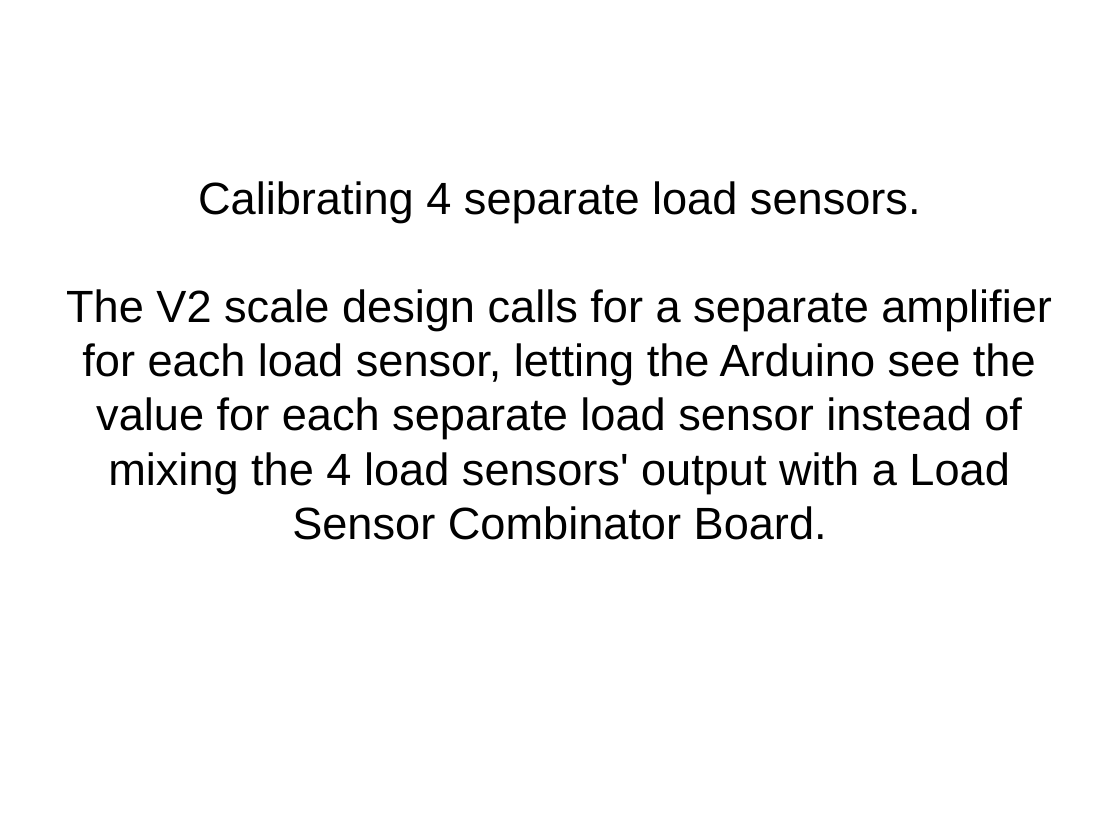
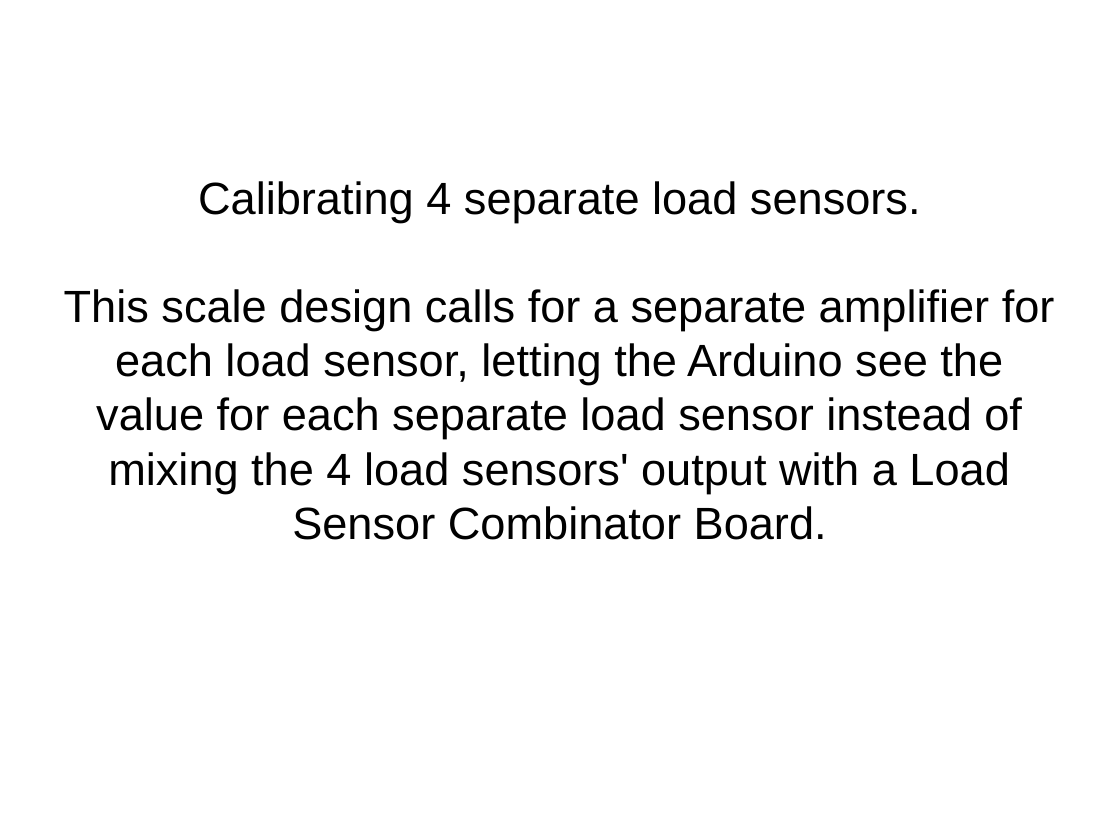
Before and after one commit to bneedhamia/CurieBLEWeightMonitor, a slide deck: slide 9 of ProjectMath.odp. Drawn at 1120x840 pixels with LibreOffice and Linux fonts; fonts in the diff are those of the drawing. Boxes give left, top, right and bottom in pixels: in the first picture for what was removed or moved away, otherwise in the second. Text is boxed around its words. In the diff, an @@ line names an element or a change of style, - is before the commit and + after.

Commit message:
Scale hardware and software are now complete. The next step is to build the BLE to WiFi gateway.

```diff
--- a/ProjectMath.odp
+++ b/ProjectMath.odp
@@ subtitle at box(64, 289, 1055, 540): text changed @@
-The V2 scale design calls for a separate amplifier for each load sensor, letting the Arduino see the value for each separate load sensor instead of mixing the 4 load sensors' output with a Load Sensor Combinator Board.
+This scale design calls for a separate amplifier for each load sensor, letting the Arduino see the value for each separate load sensor instead of mixing the 4 load sensors' output with a Load Sensor Combinator Board.
```
Also in this commit, not shown: 1 other slide changed, 10 slides removed, 5 other files.
